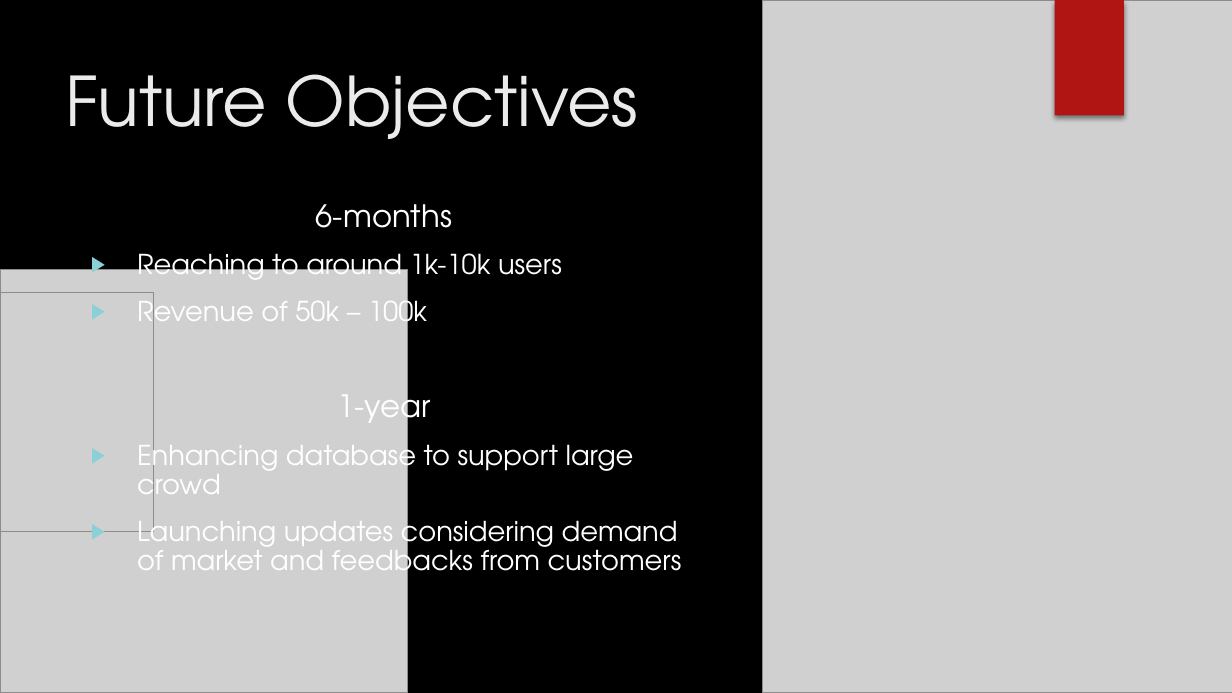
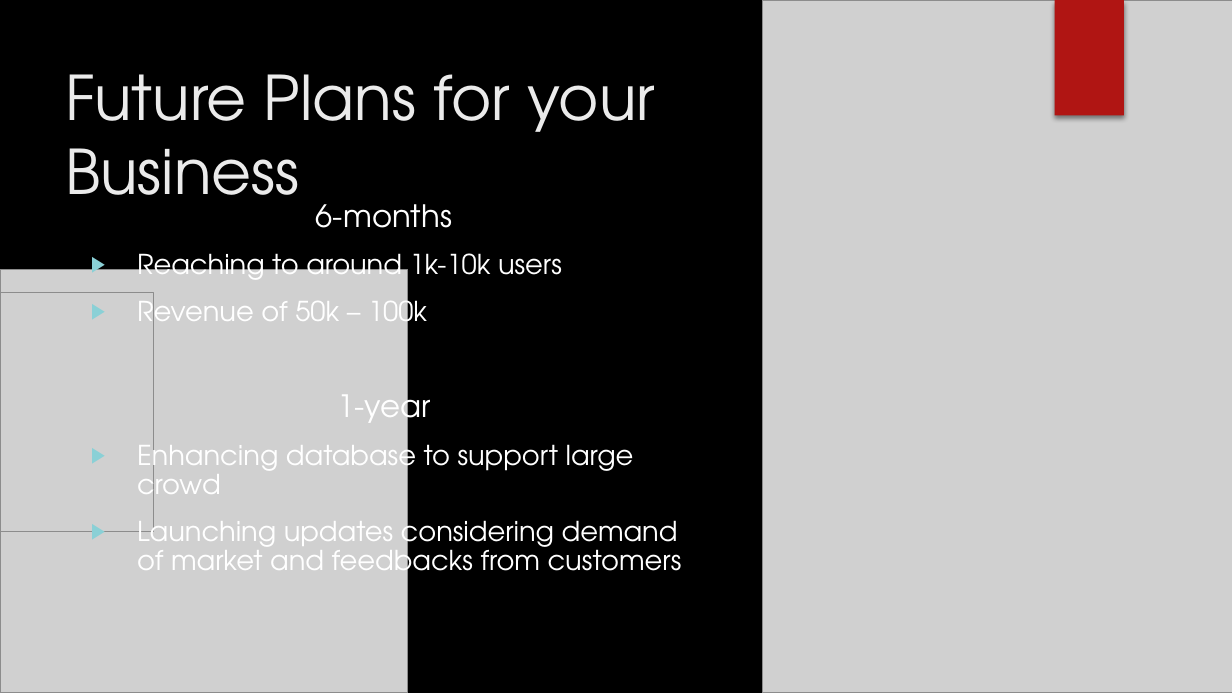
Before and after one commit to sagarsaurabhssnl/ATTENDANCE-APP, a slide deck: slide 7 of pitching.pptx. Drawn at 1232x693 pixels with LibreOffice and Linux fonts; fonts in the diff are those of the drawing; grey boxes stand for pictures; background and template pictures are left out. Boxes give left, top, right and bottom in pixels: in the first picture for what was removed or moved away, otherwise in the second. Text is boxed around its words. In the diff, an @@ line names an element or a change of style, - is before the commit and + after.

```diff
--- a/pitching.pptx
+++ b/pitching.pptx
@@ title at bbox=[65, 74, 655, 195]: text changed; size 40 to 36 pt @@
-Future Objectives
+Future Plans for your Business
```
Also in this commit, not shown: 7 other slides changed, 1 slide added.
